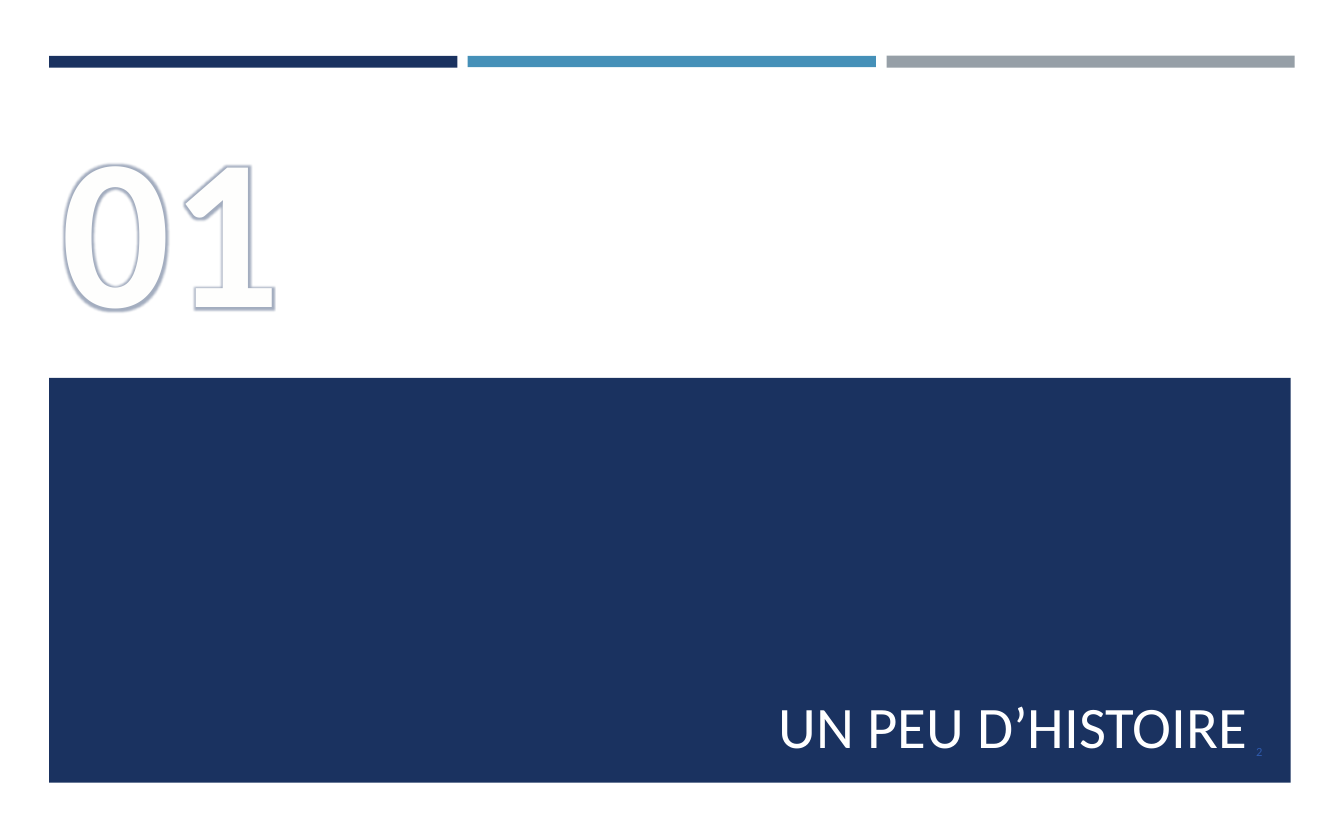
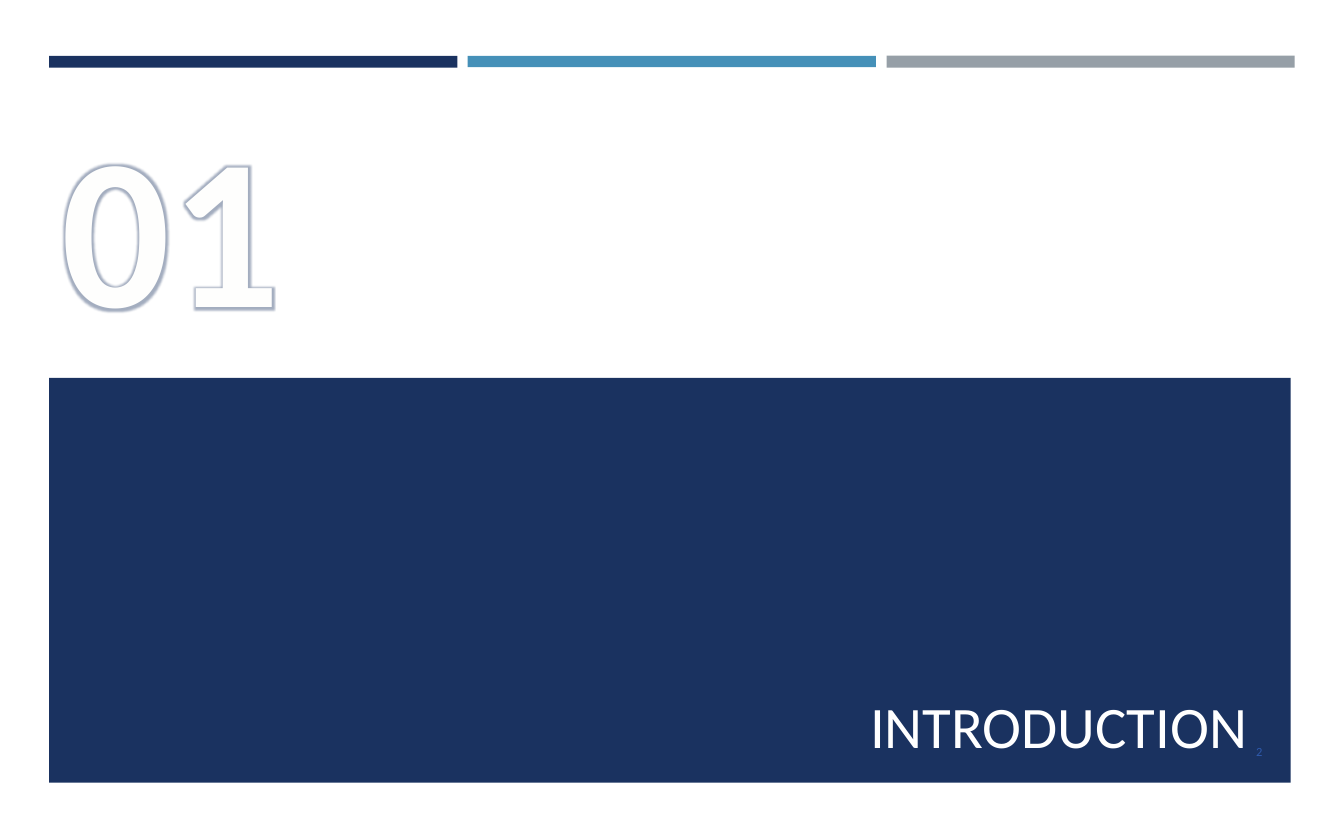
Before and after one commit to franckginguene/hpc_formation_scalian, a slide deck: slide 2 of Diapos/HPC_CUDA.pptx. Drawn at 1344x840 pixels with LibreOffice and Linux fonts; fonts in the diff are those of the drawing. Boxes give left, top, right and bottom in pixels: in the first picture for what was removed or moved away, otherwise in the second. Text is boxed around its words. In the diff, an @@ line names an element or a change of style, - is before the commit and + after.

```diff
--- a/Diapos/HPC_CUDA.pptx
+++ b/Diapos/HPC_CUDA.pptx
@@ title at (870,710,1247,749): text changed @@
-UN PEU D’HISTOIRE
+INTRODUCTION
```
Also in this commit, not shown: 1 other slide changed, 17 slides added, 25 slides removed, 1 other file.
